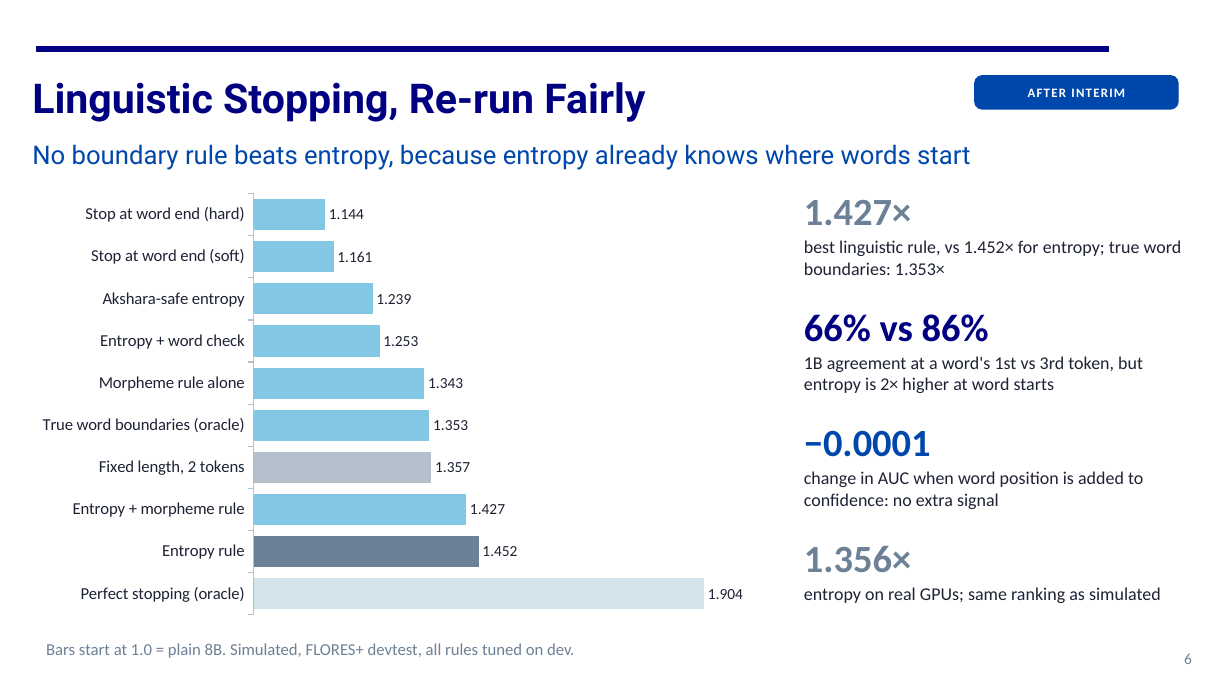
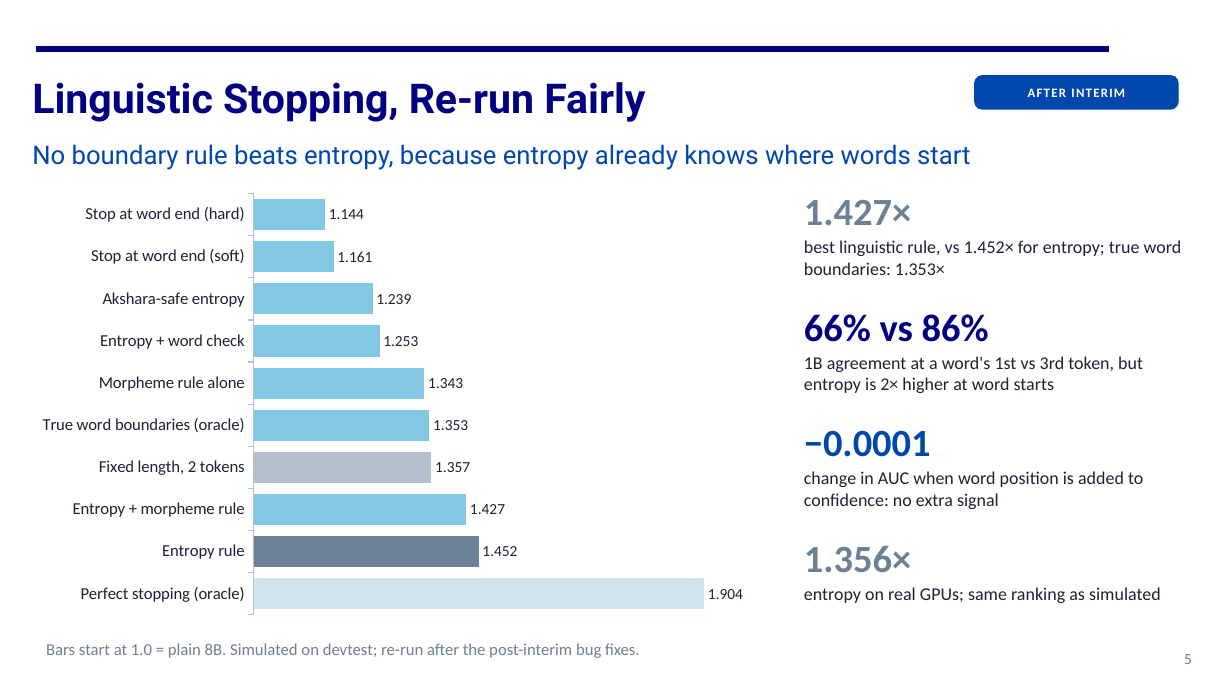
Before and after one commit to https-kanika/Linguistically-guided-MTP, a slide deck: slide 5 of docs/presentation/CS769_final_presentation.pptx (slide 6 before the commit). Drawn at 1232x693 pixels with LibreOffice and Linux fonts; fonts in the diff are those of the drawing. Boxes give left, top, right and bottom in pixels: in the first picture for what was removed or moved away, otherwise in the second. Text is boxed around its words. In the diff, an @@ line names an element or a change of style, - is before the commit and + after.

Commit message:
Presentation: move interim results to the appendix

```diff
--- a/docs/presentation/CS769_final_presentation.pptx
+++ b/docs/presentation/CS769_final_presentation.pptx
@@ text at box(46, 643, 640, 658): text changed @@
-Bars start at 1.0 = plain 8B. Simulated, FLORES+ devtest, all rules tuned on dev.
+Bars start at 1.0 = plain 8B. Simulated on devtest; re-run after the post-interim bug fixes.
@@ text at box(1184, 654, 1192, 664): text changed @@
-6
+5
```
Also in this commit, not shown: 9 other slides changed, 1 other file.
